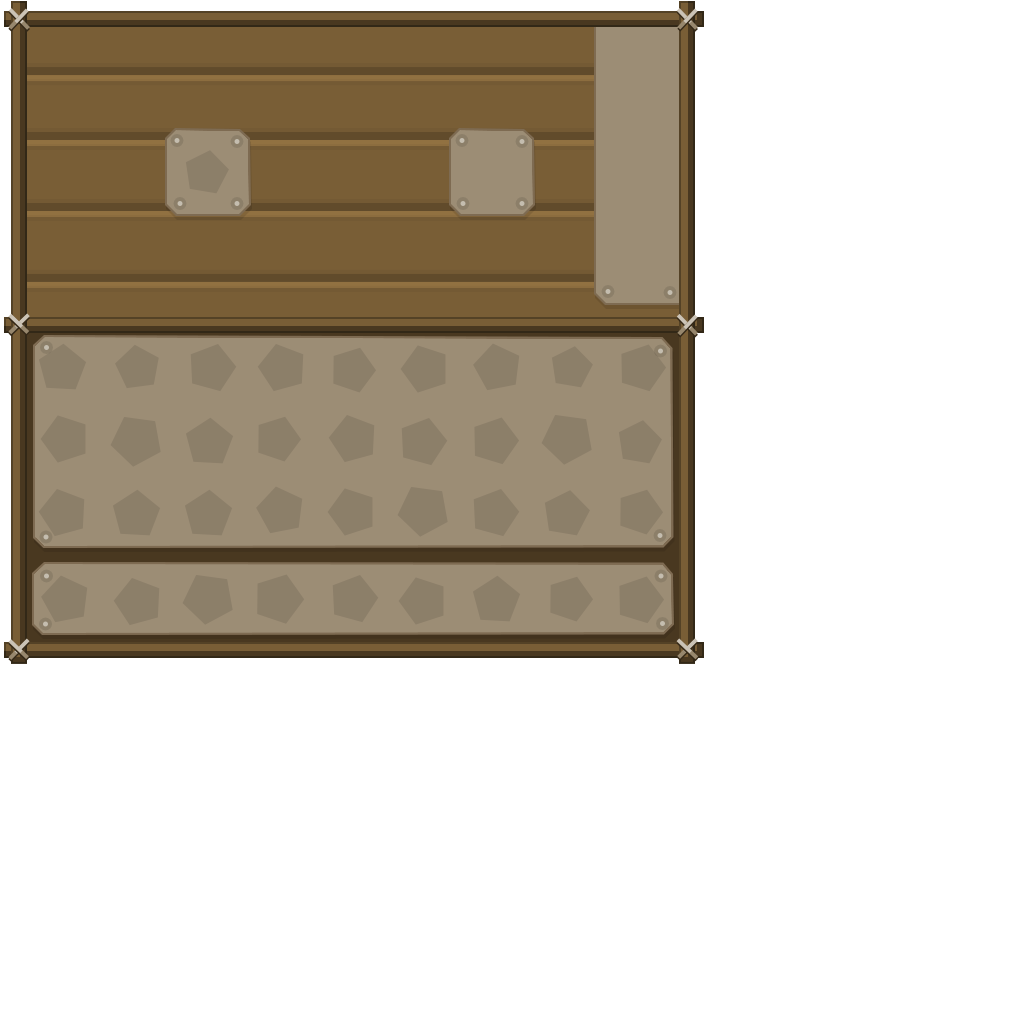
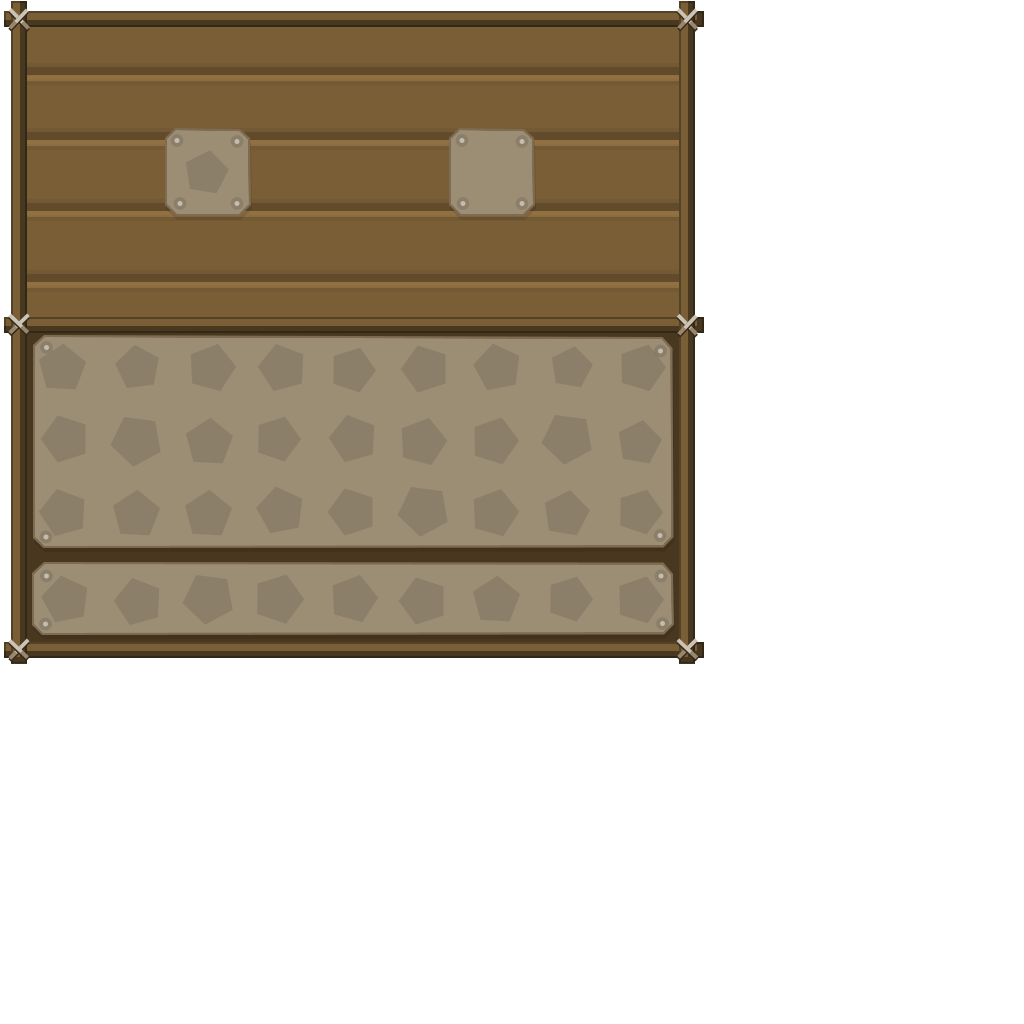
The second 1024x1024 image is a revision of the first. Changes to its layers:
painted on "elipsis" over [605,289,673,295]
painted on "Forme 19" over [594,27,679,305]
